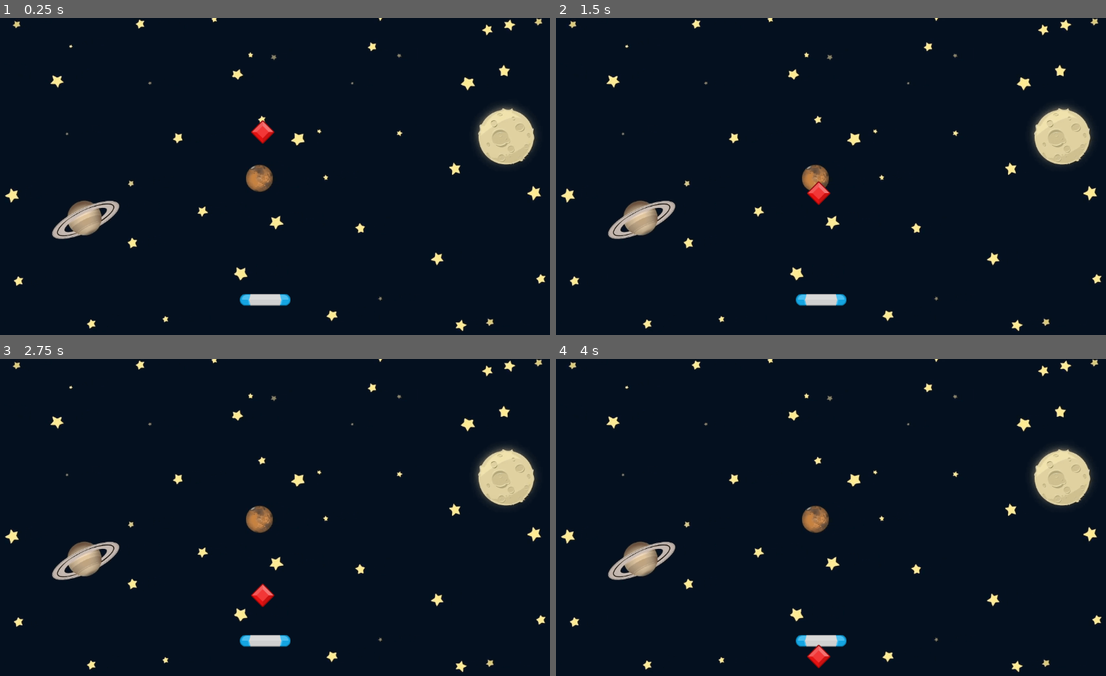
Above: before the commit, frames 1-4 (two rows, left to right).
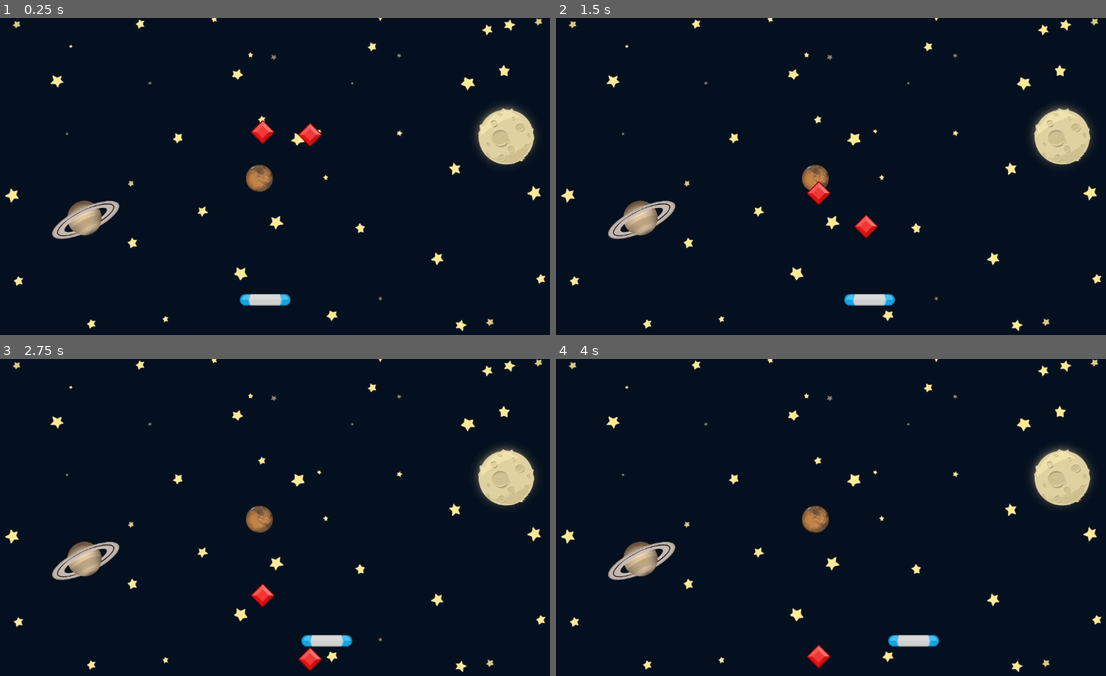
Above: after the commit, the same moments.

Repository: RafaZenitus/gemCatcher
Game: Godot game, scene res://scenes/game.tscn
Two runs of this game, one before a commit and one after it. Both use one fixed random seed, a clock stepped at 60 frames per second and the inputs below.
Inputs:
- Up to frame 1 (0.25 s): no input
- Up to frame 2 (1.5 s): hold D (right, bound only after the commit) 0.53-1.28 s; hold A (left, bound only after the commit) from 1.28 s (still down)
- Up to frame 3 (2.75 s): release A (left, bound only after the commit) at 2.03 s; hold D (right, bound only after the commit) from 2.03 s (still down)
- Up to frame 4 (4 s): release D (right, bound only after the commit) at 3.53 s; hold A (left, bound only after the commit) from 3.53 s (still down)

The runs differ from the first frame. In frame 1, 0.2% of the frame differs, in the area x 54-59%, y 32-41%; in frame 2, 0.8%; in frame 3, 0.9%, in the area x 43-65%, y 87-99%; in frame 4, 0.7%.

Commit message:
colision&signals

Diff:
--- a/project.godot
+++ b/project.godot
@@ -15,6 +15,19 @@
 config/features=PackedStringArray("4.3", "Mobile")
 config/icon="res://icon.svg"
 
+[input]
+
+left={
+"deadzone": 0.5,
+"events": [Object(InputEventKey,"resource_local_to_scene":false,"resource_name":"","device":-1,"window_id":0,"alt_pressed":false,"shift_pressed":false,"ctrl_pressed":false,"meta_pressed":false,"pressed":false,"keycode":0,"physical_keycode":65,"key_label":0,"unicode":97,"location":0,"echo":false,"script":null)
+]
+}
+right={
+"deadzone": 0.5,
+"events": [Object(InputEventKey,"resource_local_to_scene":false,"resource_name":"","device":-1,"window_id":0,"alt_pressed":false,"shift_pressed":false,"ctrl_pressed":false,"meta_pressed":false,"pressed":false,"keycode":0,"physical_keycode":68,"key_label":0,"unicode":100,"location":0,"echo":false,"script":null)
+]
+}
+
 [rendering]
 
 renderer/rendering_method="mobile"
--- /dev/null
+++ b/scenes/game.gd
@@ -0,0 +1,15 @@
+extends Node2D
+
+
+# Called when the node enters the scene tree for the first time.
+func _ready() -> void:
+	pass # Replace with function body.
+
+
+# Called every frame. 'delta' is the elapsed time since the previous frame.
+func _process(delta: float) -> void:
+	pass
+
+
+func _on_gem_off_screen() -> void:
+	print("gem off screen")
--- a/scenes/game.tscn
+++ b/scenes/game.tscn
@@ -1,10 +1,12 @@
-[gd_scene load_steps=4 format=3 uid="uid://bdrbs6apvbx3s"]
+[gd_scene load_steps=5 format=3 uid="uid://bdrbs6apvbx3s"]
 
+[ext_resource type="Script" path="res://scenes/game.gd" id="1_m18ec"]
 [ext_resource type="Texture2D" uid="uid://d1kb000vogrco" path="res://assets/GameBg.png" id="1_qnmr6"]
 [ext_resource type="PackedScene" uid="uid://fbb6t8h55h7c" path="res://scenes/paddle.tscn" id="2_2leix"]
 [ext_resource type="PackedScene" uid="uid://csc4xxvptq4oe" path="res://scenes/gem.tscn" id="3_0if00"]
 
 [node name="Game" type="Node2D"]
+script = ExtResource("1_m18ec")
 
 [node name="Sprite2D" type="Sprite2D" parent="."]
 position = Vector2(571, 333)
@@ -13,6 +15,14 @@
 
 [node name="Paddle" parent="." instance=ExtResource("2_2leix")]
 position = Vector2(549, 576)
+speed = 180.0
 
 [node name="Gem" parent="." instance=ExtResource("3_0if00")]
 position = Vector2(543, 208)
+
+[node name="Gem2" parent="." instance=ExtResource("3_0if00")]
+position = Vector2(640, 201)
+speed = 150.0
+
+[connection signal="on_gem_off_screen" from="Gem" to="." method="_on_gem_off_screen"]
+[connection signal="on_gem_off_screen" from="Gem2" to="." method="_on_gem_off_screen"]
--- a/scenes/gem.gd
+++ b/scenes/gem.gd
@@ -1,5 +1,8 @@
 extends Area2D
 
+signal on_gem_off_screen
+
+@export var speed: float = 100.0 #cria uma aba speed no Inspector(menu da direita)
 
 # Called when the node enters the scene tree for the first time.
 func _ready() -> void:
@@ -8,8 +11,9 @@
 
 # Called every frame. 'delta' is the elapsed time since the previous frame.
 func _process(delta: float) -> void:
-	position.y += 100.0 * delta
+	position.y += speed * delta
 
 	if position.y > get_viewport_rect().size.y:
+		on_gem_off_screen.emit() #emite um sinal ao sair da tela
 		set_process(false)
 		queue_free()
--- a/scenes/gem.tscn
+++ b/scenes/gem.tscn
@@ -14,5 +14,4 @@
 
 [node name="CollisionShape2D" type="CollisionShape2D" parent="."]
 rotation = 0.785398
-scale = Vector2(1, 1)
 shape = SubResource("RectangleShape2D_pt0eq")
--- /dev/null
+++ b/scenes/paddle.gd
@@ -0,0 +1,25 @@
+extends Area2D
+
+@export var speed: float = 100.0 #cria uma aba speed no Inspector(menu da direita)
+
+# Called when the node enters the scene tree for the first time.
+func _ready() -> void:
+	pass # Replace with function body.
+
+
+# Called every frame. 'delta' is the elapsed time since the previous frame.
+func _process(delta: float) -> void:
+
+#	if Input.is_action_pressed("left"):
+#		position.x += -speed * delta
+#	if Input.is_action_pressed("right"):
+#		position.x += speed * delta
+
+#	var input_amount: float = Input.get_axis("left", "right")
+#	position.x += delta * speed * input_amount
+
+	position.x += delta * speed * Input.get_axis("left", "right")
+
+
+func _on_gem_area_entered(area: Area2D) -> void:
+	print(area)
--- a/scenes/paddle.tscn
+++ b/scenes/paddle.tscn
@@ -1,12 +1,14 @@
-[gd_scene load_steps=3 format=3 uid="uid://fbb6t8h55h7c"]
+[gd_scene load_steps=4 format=3 uid="uid://fbb6t8h55h7c"]
 
 [ext_resource type="Texture2D" uid="uid://d3xbv7n0qar5i" path="res://assets/paddleBlu.png" id="1_ei7jm"]
+[ext_resource type="Script" path="res://scenes/paddle.gd" id="1_nsif7"]
 
 [sub_resource type="CapsuleShape2D" id="CapsuleShape2D_je7nw"]
 radius = 12.0
 height = 102.0
 
 [node name="Paddle" type="Area2D"]
+script = ExtResource("1_nsif7")
 
 [node name="Sprite2D" type="Sprite2D" parent="."]
 position = Vector2(-1, 0)
@@ -15,3 +17,5 @@
 [node name="CollisionShape2D" type="CollisionShape2D" parent="."]
 rotation = 1.5708
 shape = SubResource("CapsuleShape2D_je7nw")
+
+[connection signal="area_entered" from="." to="." method="_on_gem_area_entered"]
